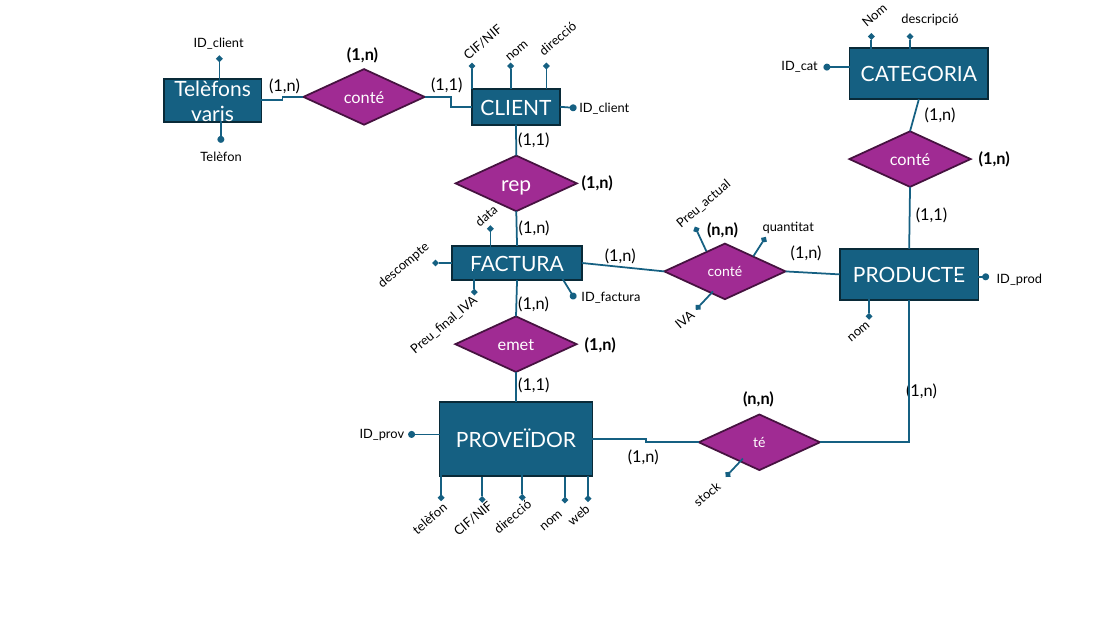
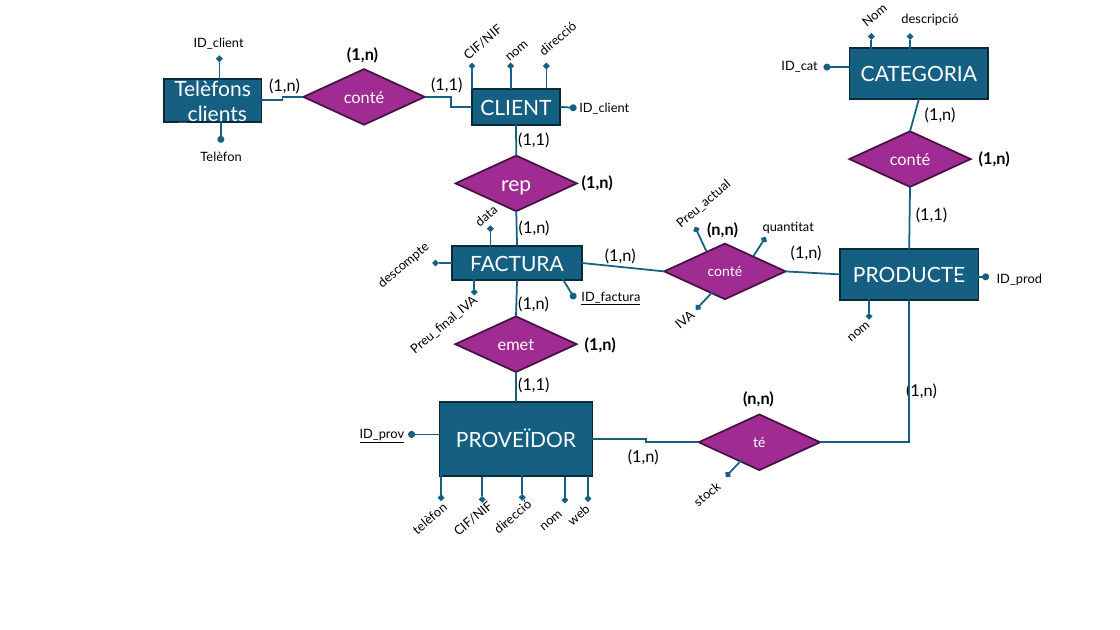
Before and after one commit to JPCC0033/BBDD, a slide deck: slide 2 of BBDD/vendes/Vendes.pptx. Drawn at 1120x630 pixels with LibreOffice and Linux fonts; fonts in the diff are those of the drawing. Boxes give left, top, right and bottom in pixels: in the first picture for what was removed or moved away, otherwise in the second. Text is boxed around its words. In the diff, an @@ line names an element or a change of style, - is before the commit and + after.

```diff
--- a/BBDD/vendes/Vendes.pptx
+++ b/BBDD/vendes/Vendes.pptx
@@ text in rectangle at <box>174,77,251,126</box>: text changed @@
-Telèfons varis
+Telèfons_clients
@@ text "ID_factura" at <box>581,291,640,303</box>: underline on @@
@@ text "ID_prov" at <box>360,428,405,441</box>: underline on @@
```
Also in this commit, not shown: 2 other slides changed, 4 slides added.
